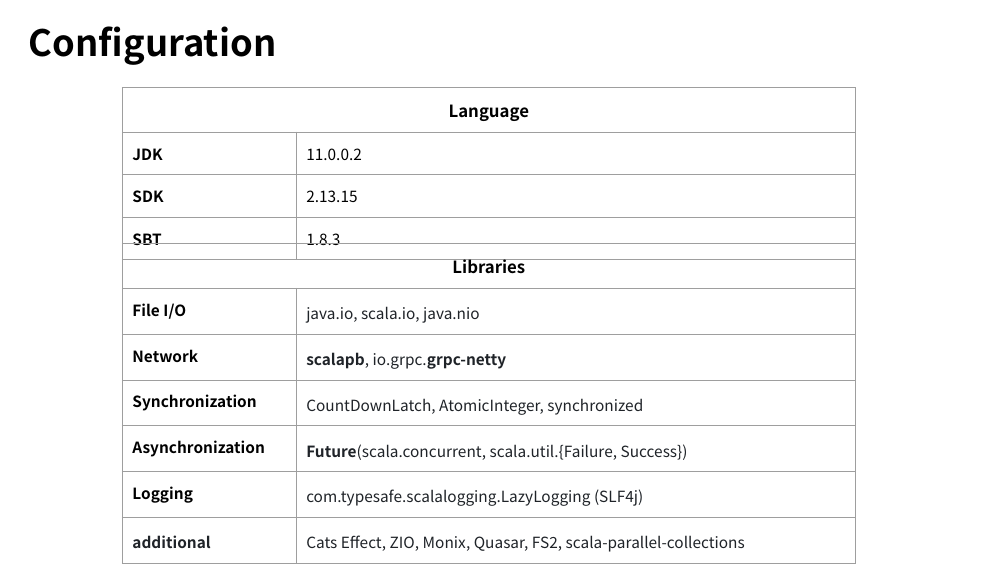
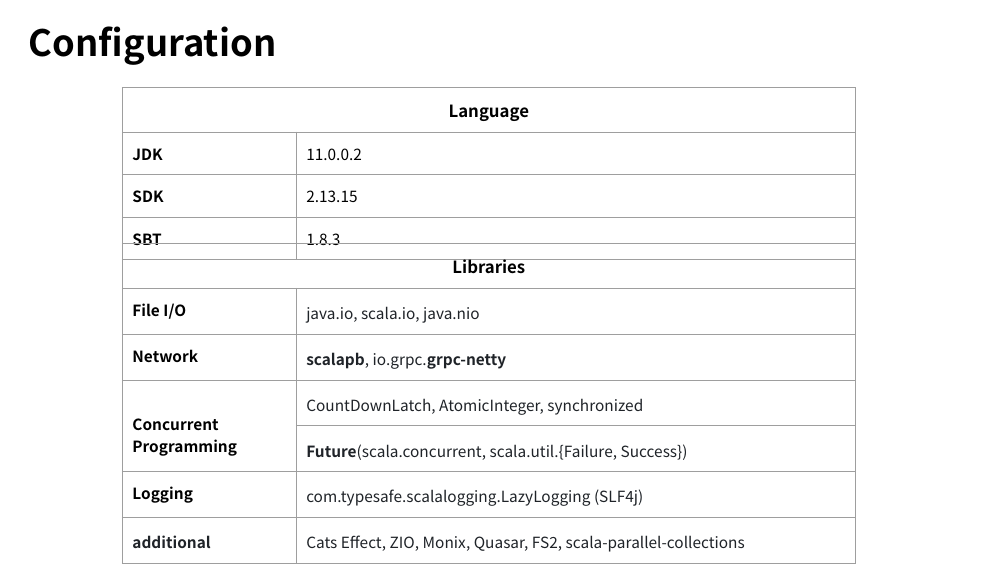
Before and after one commit to komseok0109/332project, a slide deck: slide 4 of documents/Progress_Presentation_team_White.pptx. Drawn at 1008x567 pixels with LibreOffice and Linux fonts; fonts in the diff are those of the drawing. Boxes give left, top, right and bottom in pixels: in the first picture for what was removed or moved away, otherwise in the second. Text is boxed around its words. In the diff, an @@ line names an element or a change of style, - is before the commit and + after.

```diff
--- a/documents/Progress_Presentation_team_White.pptx
+++ b/documents/Progress_Presentation_team_White.pptx
@@ table resized from (x1=122, y1=88, x2=855, y2=418) to (x1=122, y1=88, x2=855, y2=249) @@
@@ table at (x1=122, y1=244, x2=855, y2=556) @@
-row 4, column 1: Synchronization
+row 4, column 1: Concurrent / Programming
-row 5, column 1: Asynchronization
+row 5, column 1: 
```
Also in this commit, not shown: 2 other slides changed, 1 other file.
